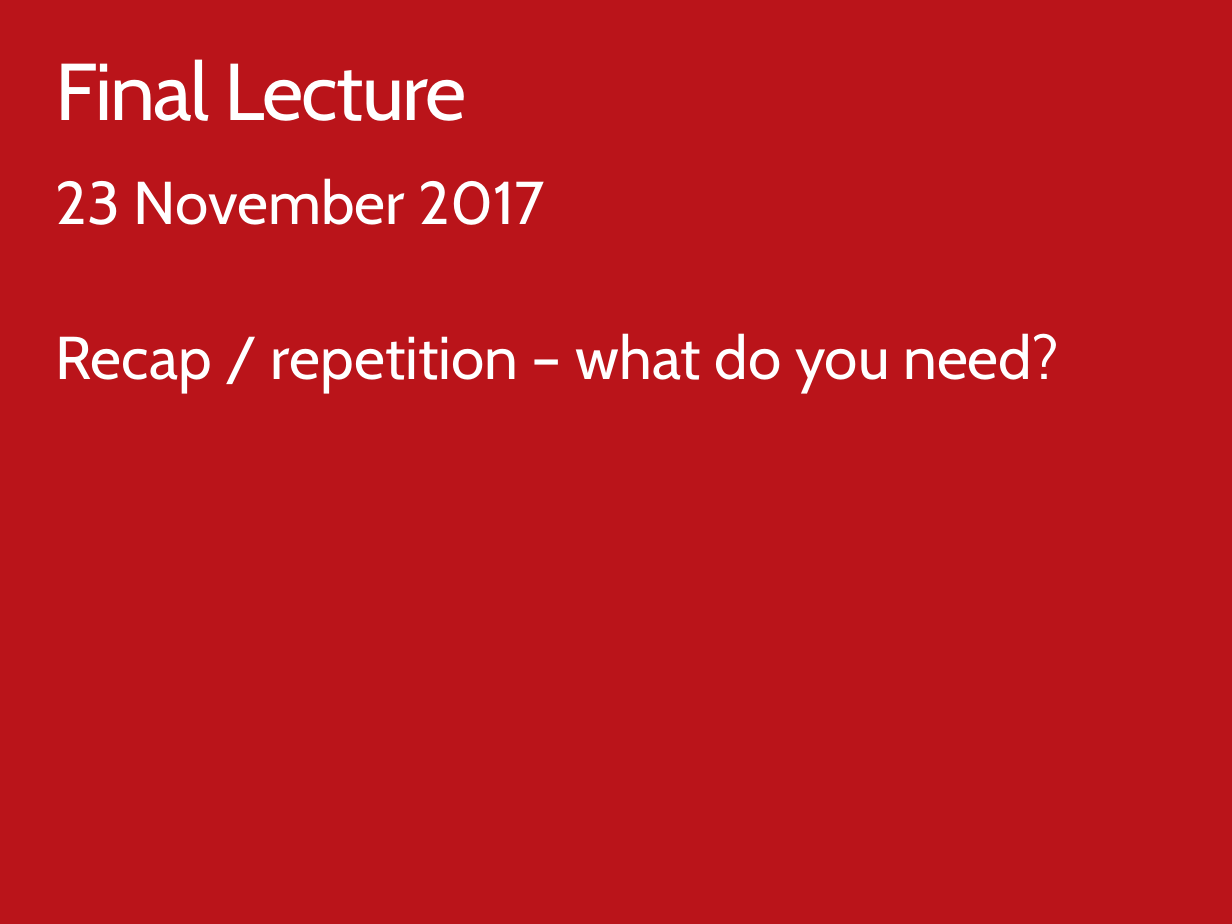
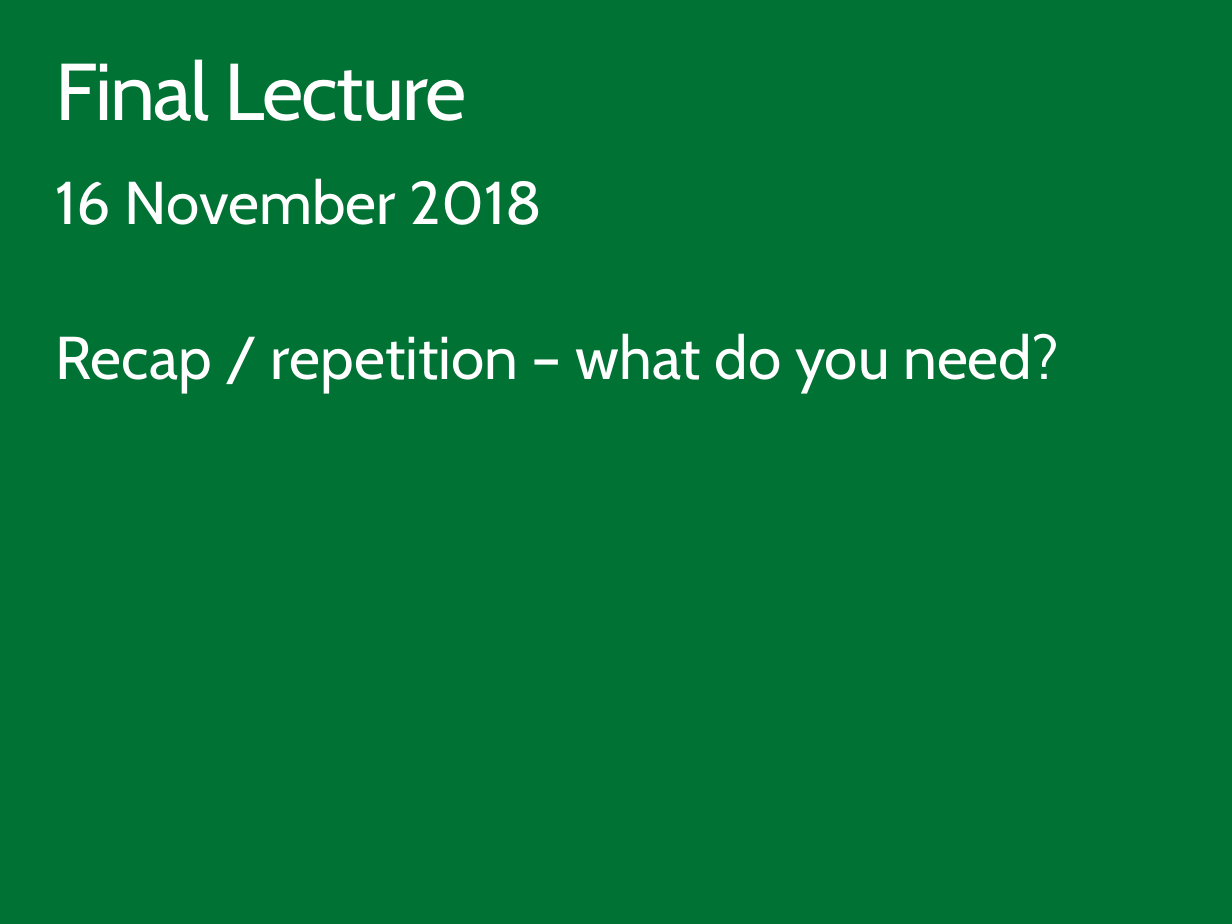
Before and after one commit to ondfisk/BDSA2018, a slide deck: slide 9 of Slides/Lecture10 - Security and stuff.pptx (slide 5 before the commit). Drawn at 1232x924 pixels with LibreOffice and Linux fonts; fonts in the diff are those of the drawing. Boxes give left, top, right and bottom in pixels: in the first picture for what was removed or moved away, otherwise in the second. Text is boxed around its words. In the diff, an @@ line names an element or a change of style, - is before the commit and + after.

```diff
--- a/Slides/Lecture10 - Security and stuff.pptx
+++ b/Slides/Lecture10 - Security and stuff.pptx
@@ background #BA141A to #007233 @@
@@ text at box(56, 178, 543, 225): text changed @@
-23 November 2017
+16 November 2018
```
Also in this commit, not shown: 3 other slides changed, 4 slides added.
